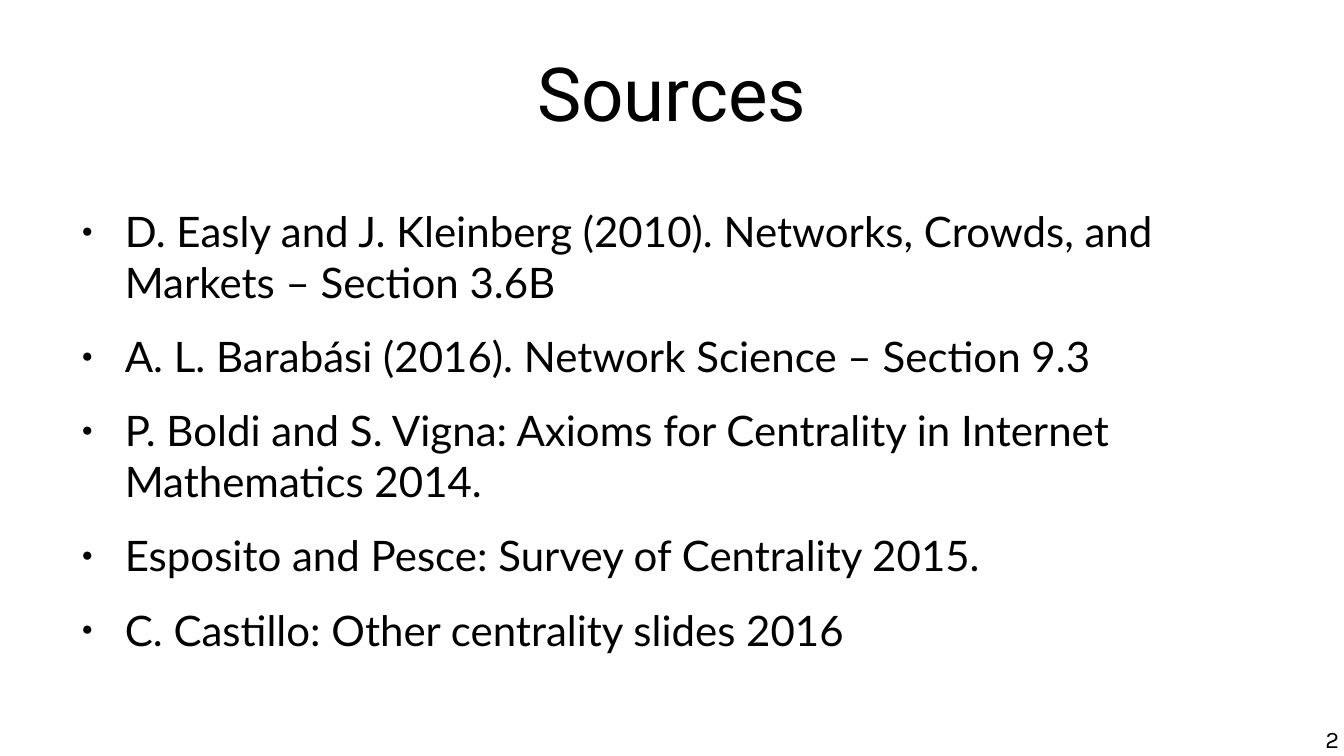
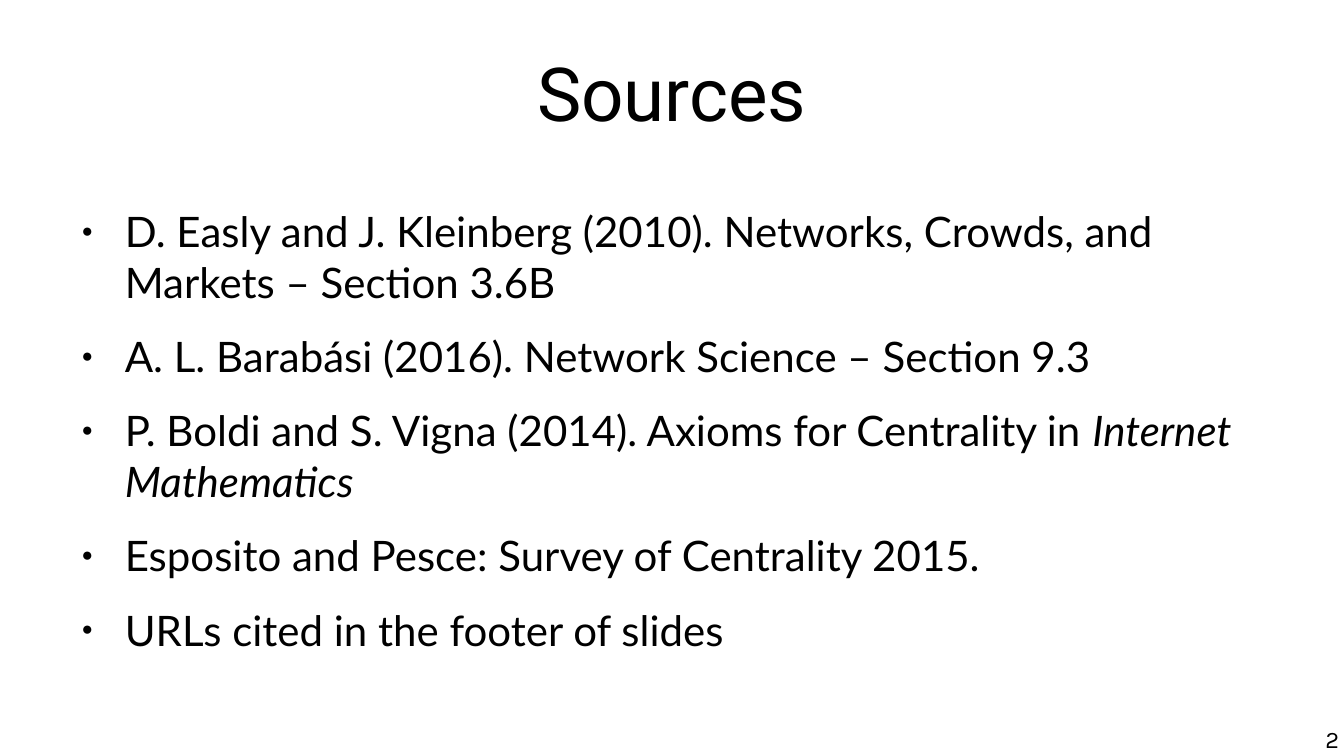
Before and after one commit to chatox/networks-science-course, a slide deck: slide 2 of theory/odp/tt07-betweenness.odp. Drawn at 1344x756 pixels with LibreOffice and Linux fonts; fonts in the diff are those of the drawing. Boxes give left, top, right and bottom in pixels: in the first picture for what was removed or moved away, otherwise in the second. Text is boxed around its words. In the diff, an @@ line names an element or a change of style, - is before the commit and + after.

```diff
--- a/theory/odp/tt07-betweenness.odp
+++ b/theory/odp/tt07-betweenness.odp
@@ text at [125,413,1231,498]: text changed @@
-● P. Boldi and S. Vigna: Axioms for Centrality in Internet Mathematics 2014.
+● P. Boldi and S. Vigna (2014). Axioms for Centrality in Internet Mathematics
@@ text at [125,615,723,647]: text changed @@
-● C. Castillo: Other centrality slides 2016
+● URLs cited in the footer of slides
```
Also in this commit, not shown: 8 other files.
